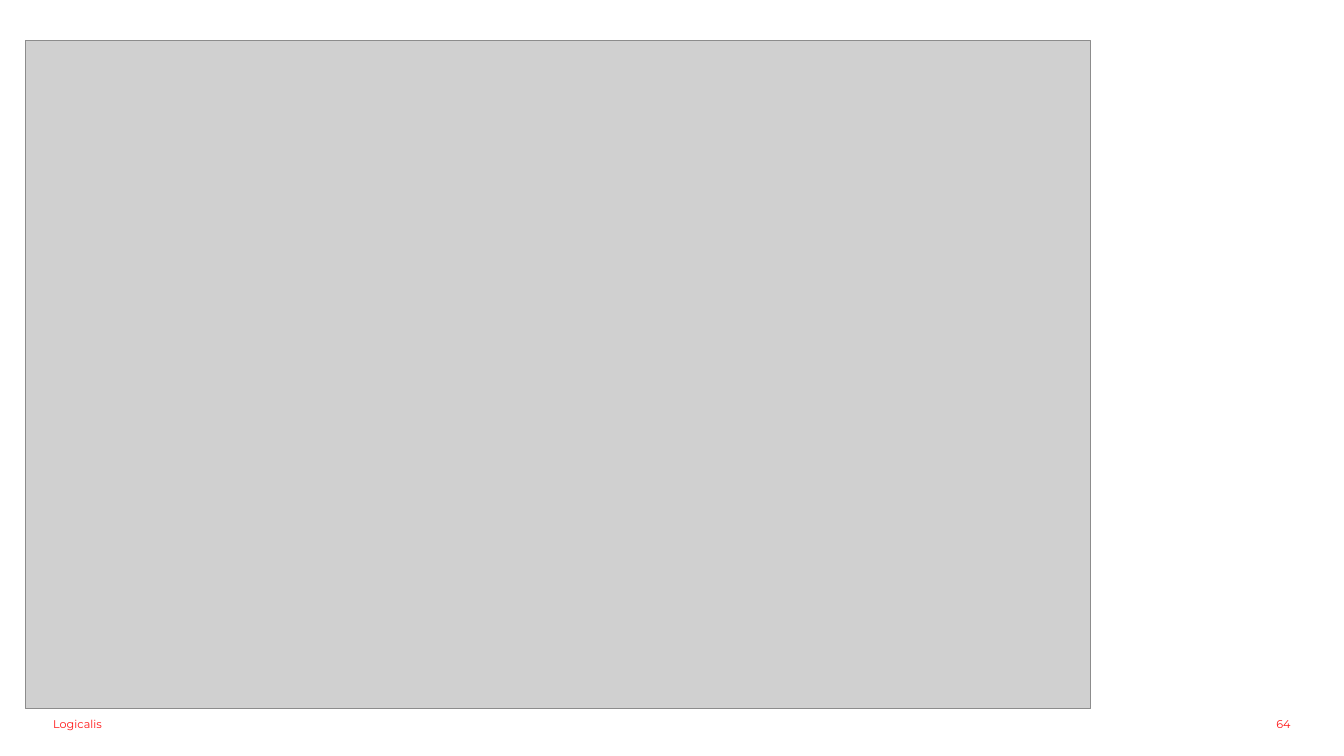
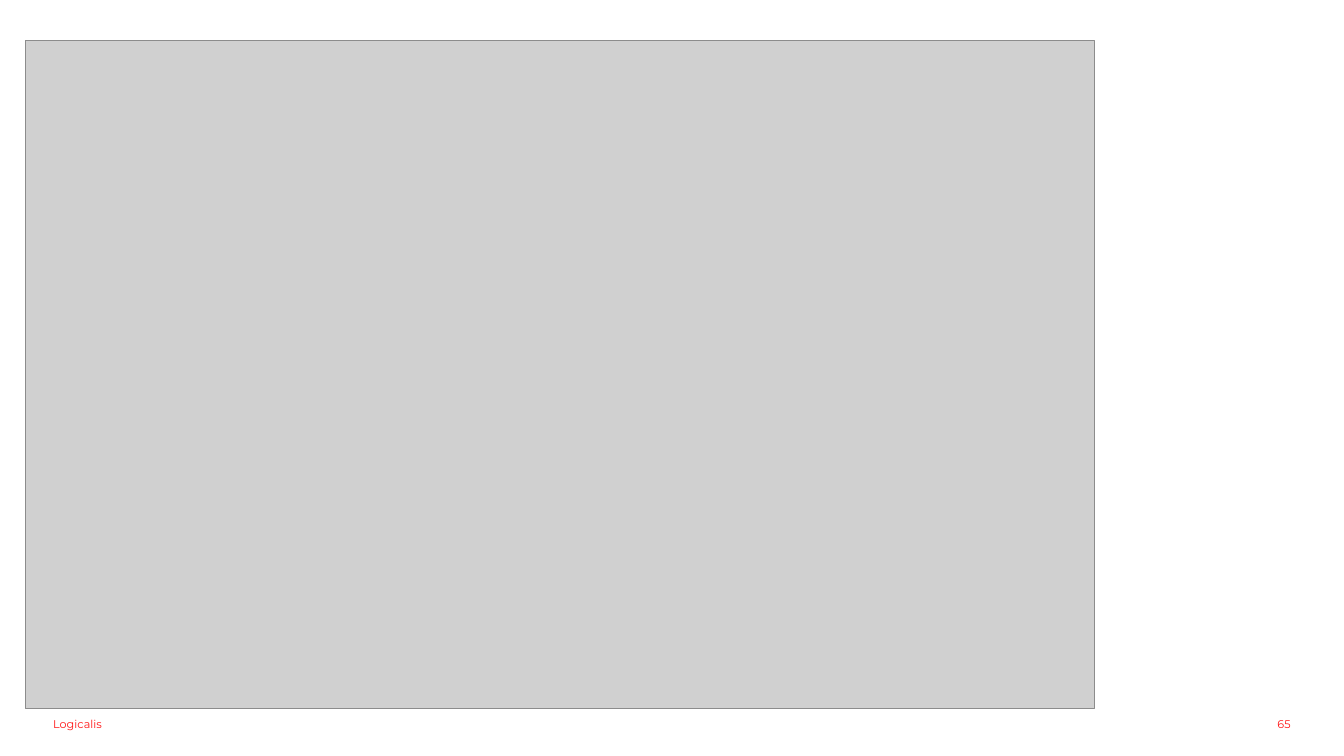
Before and after one commit to nachoenjuto/fnol-triage-v2, a slide deck: slide 65 of _docs/slides-observabilidad.pptx (slide 64 before the commit). Drawn at 1344x756 pixels with LibreOffice and Linux fonts; fonts in the diff are those of the drawing; grey boxes stand for pictures; background and template pictures are left out. Boxes give left, top, right and bottom in pixels: in the first picture for what was removed or moved away, otherwise in the second. Text is boxed around its words. In the diff, an @@ line names an element or a change of style, - is before the commit and + after.

```diff
--- a/_docs/slides-observabilidad.pptx
+++ b/_docs/slides-observabilidad.pptx
@@ picture resized from (x1=25, y1=40, x2=1091, y2=709) to (x1=25, y1=40, x2=1095, y2=709) @@
@@ page number at (x1=1277, y1=720, x2=1290, y2=728): text changed @@
-64
+65
```
Also in this commit, not shown: 4 other slides changed, 7 slides added, 51 other files.
